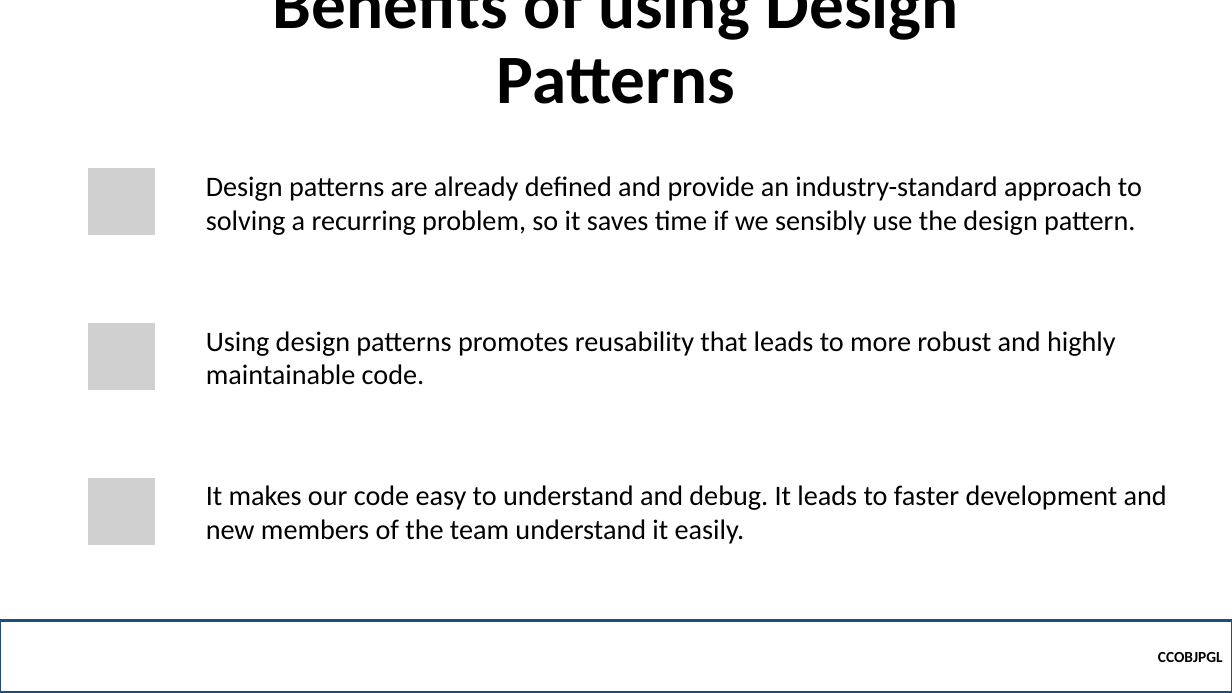
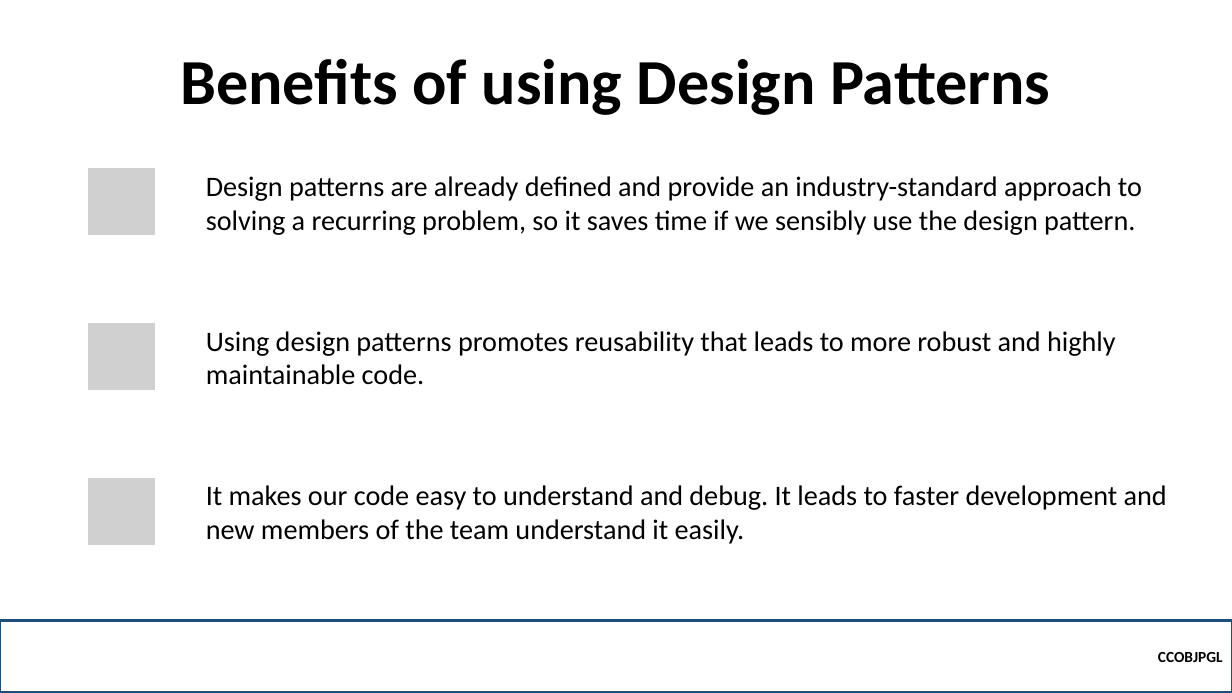
Before and after one commit to robitussin/CCOBJPGL, a slide deck: slide 4 of week_9/Design Patterns.pptx. Drawn at 1232x693 pixels with LibreOffice and Linux fonts; fonts in the diff are those of the drawing; grey boxes stand for pictures; background and template pictures are left out. Boxes give left, top, right and bottom in pixels: in the first picture for what was removed or moved away, otherwise in the second. Text is boxed around its words. In the diff, an @@ line names an element or a change of style, - is before the commit and + after.

```diff
--- a/week_9/Design Patterns.pptx
+++ b/week_9/Design Patterns.pptx
@@ title "Benefits of using Design Patterns" at (180,59,1050,115): size 54 to 50 pt @@
```
Also in this commit, not shown: 4 other files.
